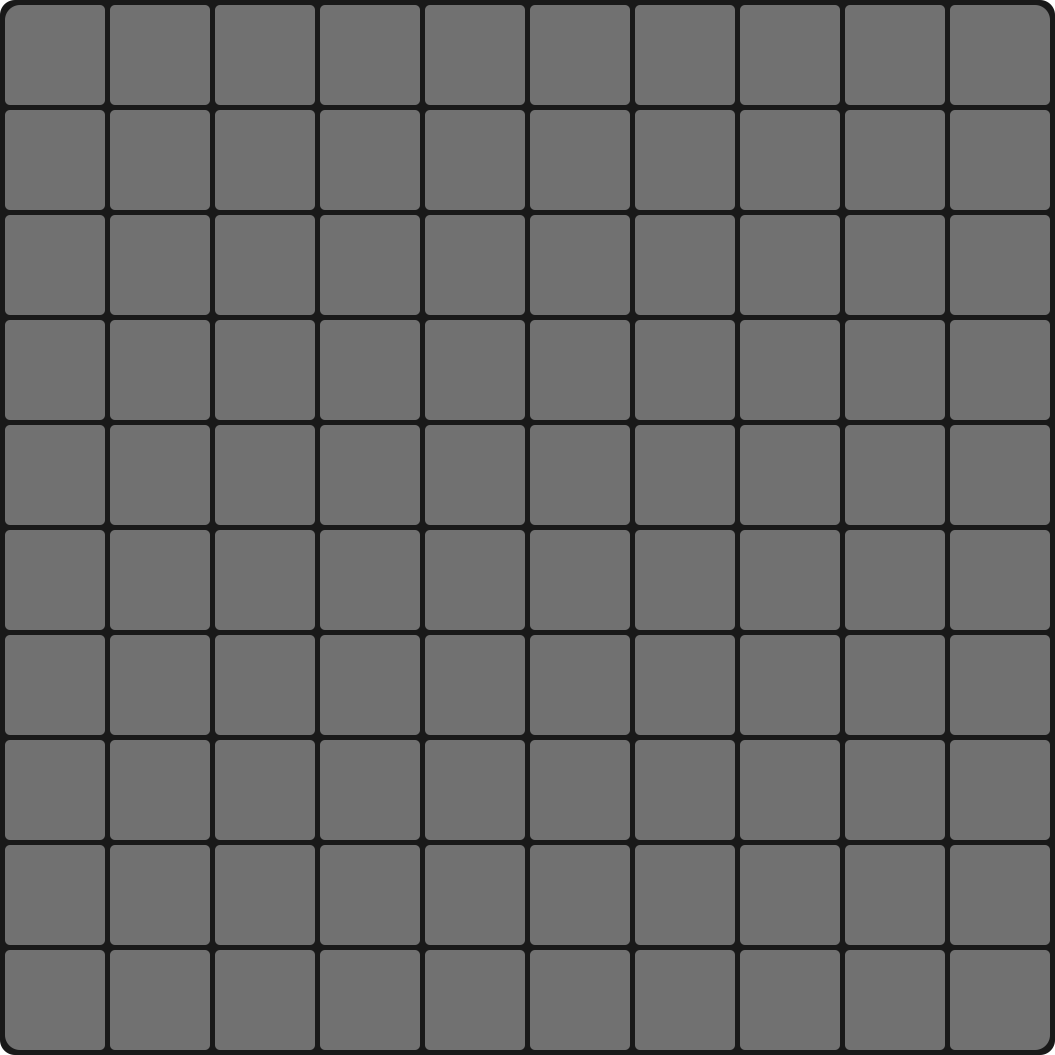
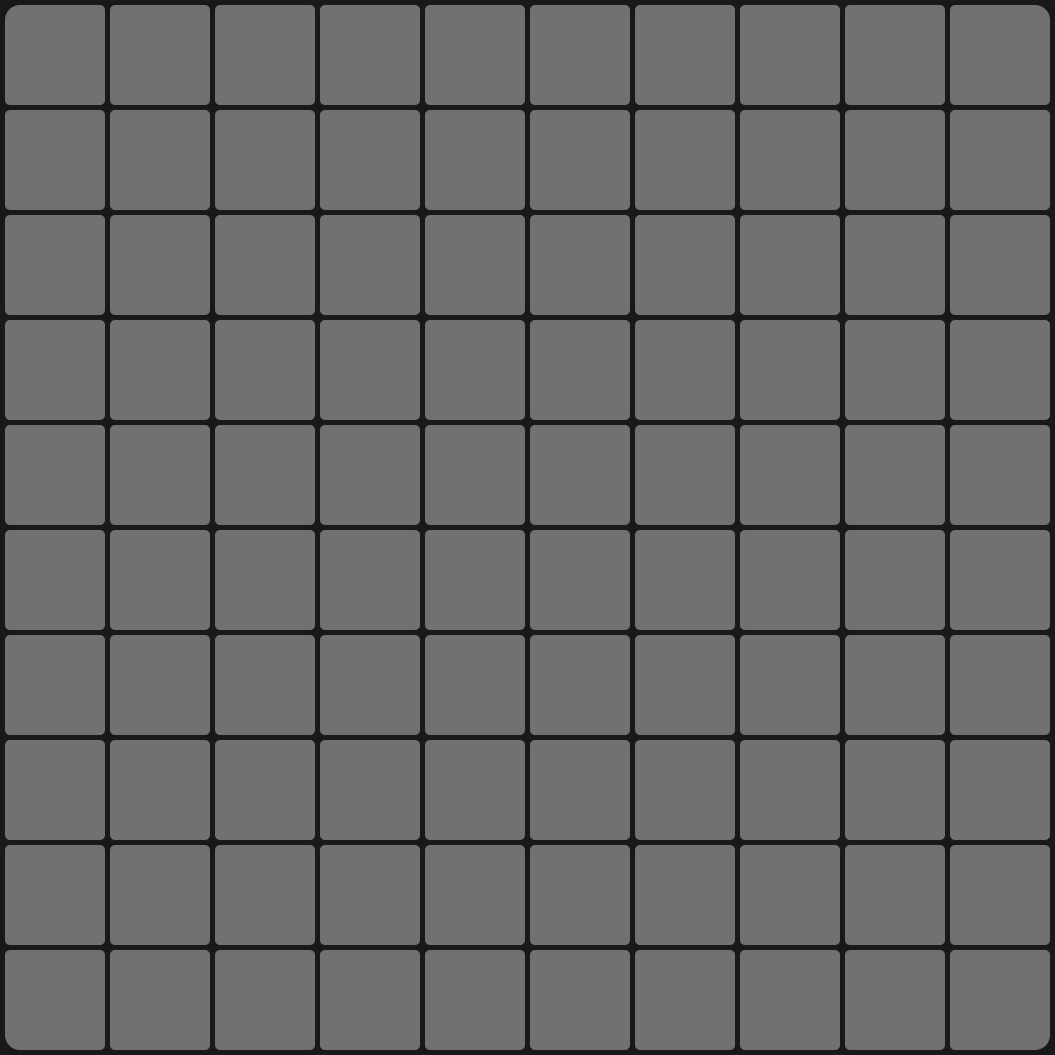
Two versions of the same layered image (1055x1055). Layer-by-layer changes:
showed "temp" over left=0, top=0, right=1055, bottom=1055
